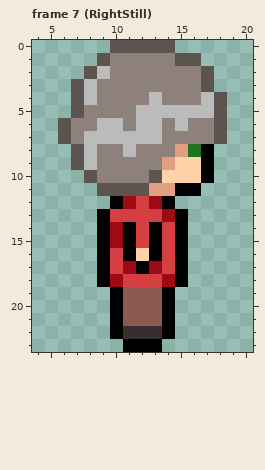
Two versions of one pixel-art file, Assets/Characters/Teacher/MriWilliamsFullAnimation.aseprite. Above is the file before it was changed.
24x24 pixels, 8 frames. Shown: frame 7 (RightStill): x 4..20, y 0..23.
New version:
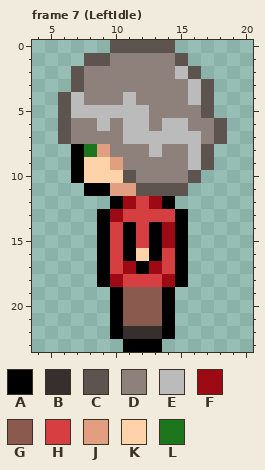
Palette (. is transparent): A #000000  B #362f2d  C #5d544f  D #8e807b  E #bbbbbb  F #9e0a14  G #8b5a4e  H #d53f41  J #e29e80  K #ffd3aa  L #1d761d
Diff:
--- frame 7 (LeftIdle)
@@ x 4..20 @@
  0 ......CCCCC......
- 1 .....CDDDDDCC....
- 2 ....CEDDDDDDDC...
- 3 ...CEDDDDDDDDC...
- 4 ...CEDDDDEDDDEC..
- 5 ...CDDDDEEEEEEC..
- 6 ..CDDEEDEEDEDDC..
- 7 ..CDEEEEEEDDDDC..
- 8 ...CEDDEDDDJLA...
- 9 ...CEDDDDDJKKA...
-10 ....CDDDDCKKKA...
-11 .....CCCCJJAA....
+ 1 ....CCDDDDDC.....
+ 2 ...CDDDDDDDEC....
+ 3 ...CDDDDDDDDEC...
+ 4 ..CEDDDEDDDDEC...
+ 5 ..CEEEEEEDDDDC...
+ 6 ..CDDEDEEDEEDDC..
+ 7 ..CDDDDEEEEEEDC..
+ 8 ...ALJDDDEDDEC...
+ 9 ...AKKJDDDDDEC...
+10 ...AKKKCDDDDC....
+11 ....AAJJCCCC.....
 12 ......AFHFA......
-13 .....AHHHHFA.....
-14 .....AFAHAHA.....
-15 .....AFAHAHA.....
+13 .....AFHHHHA.....
+14 .....AHAHAFA.....
+15 .....AHAHAFA.....
 16 .....AHAKAHA.....
Changed places in both pictures, as pixel boxes (x1, y1, x2, y2):
changed: (58, 53, 227, 248)
